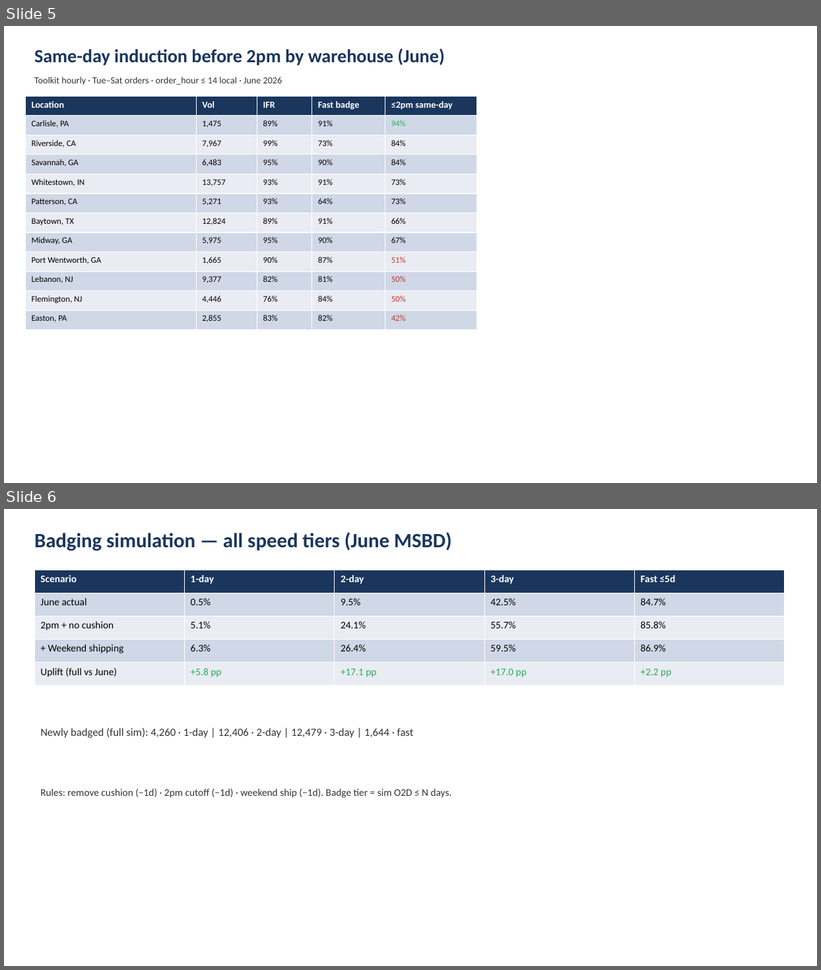
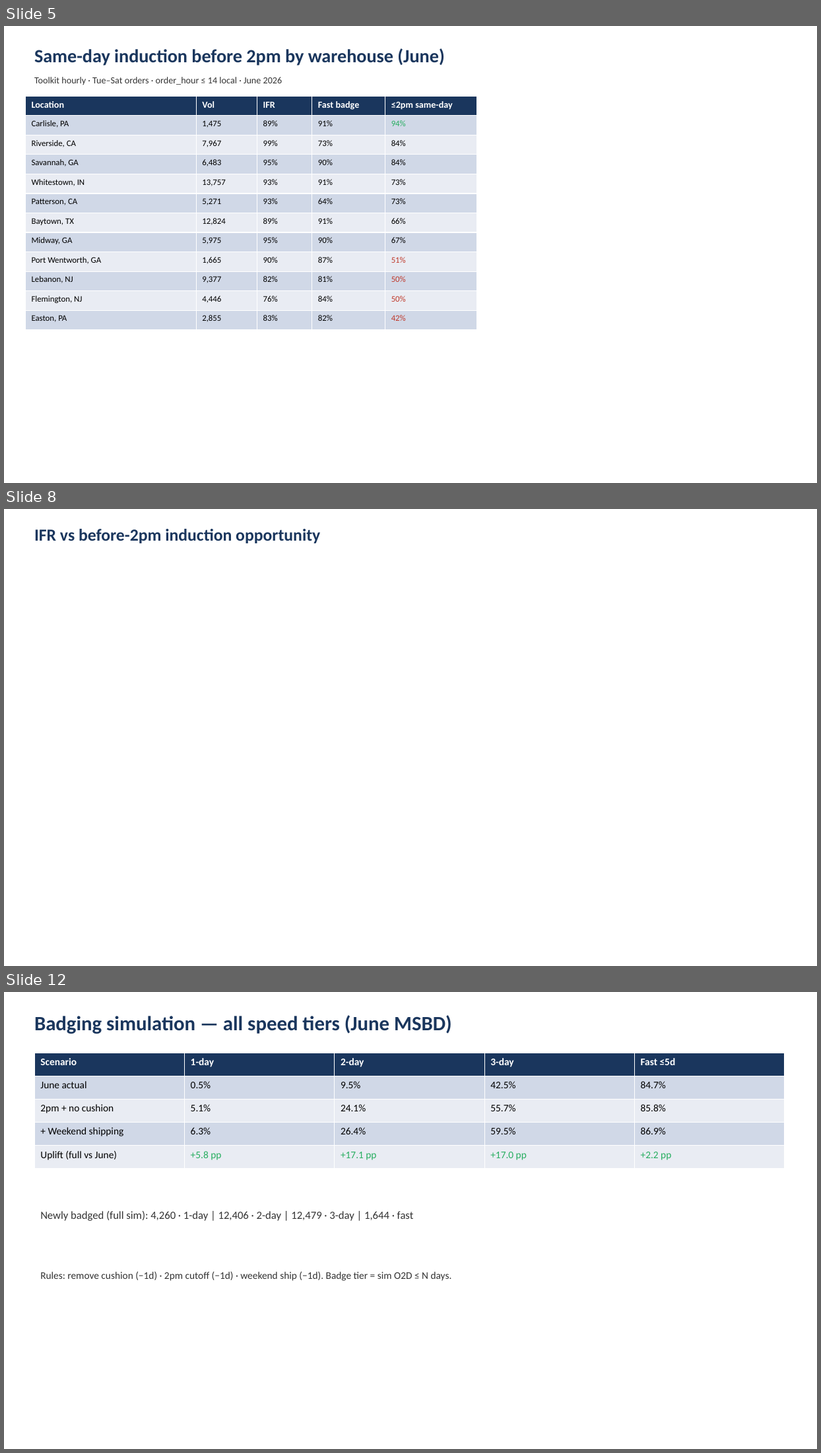
Before and after one commit to et844p/O2S, a slide deck: output/safavieh/Safavieh_CEO_June_MSBD.pptx. Shown one above the other, each under a label of ours: slides 5 and 6 before the commit, slides 5, 8 and 12 after it; the slides between them are not shown. The pictures are 821x970 and 821x1453 pixels, drawn with LibreOffice and Linux fonts; fonts in the diff are those of the drawing; background and template pictures are left out. Boxes give left, top, right and bottom in pixels: in the first picture for what was removed or moved away, otherwise in the second. Text is boxed around its words. In the diff, an @@ line names an element or a change of style, - is before the commit and + after.

```diff
--- a/output/safavieh/Safavieh_CEO_June_MSBD.pptx
+++ b/output/safavieh/Safavieh_CEO_June_MSBD.pptx
@@ slide 8 added at (4, 509, 817, 966), background picture (left out) @@
@@ text added at (34, 529, 320, 543), 20 pt, text #1A365D, bold @@
+IFR vs before-2pm induction opportunity
@@ what was slide 6 is now slide 12 @@
```
Also in this commit, not shown: 5 other slides added, 12 other files.
